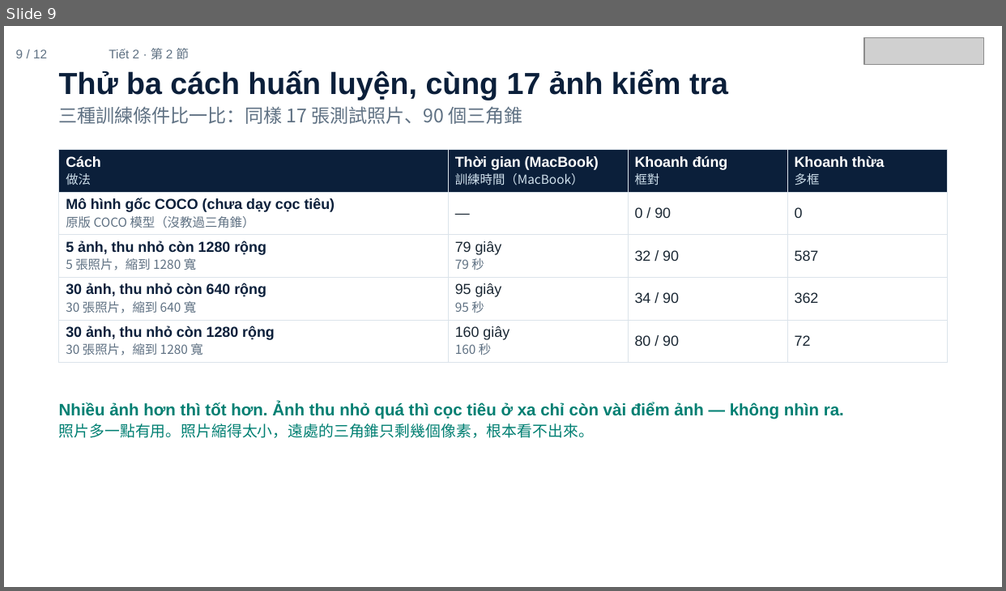
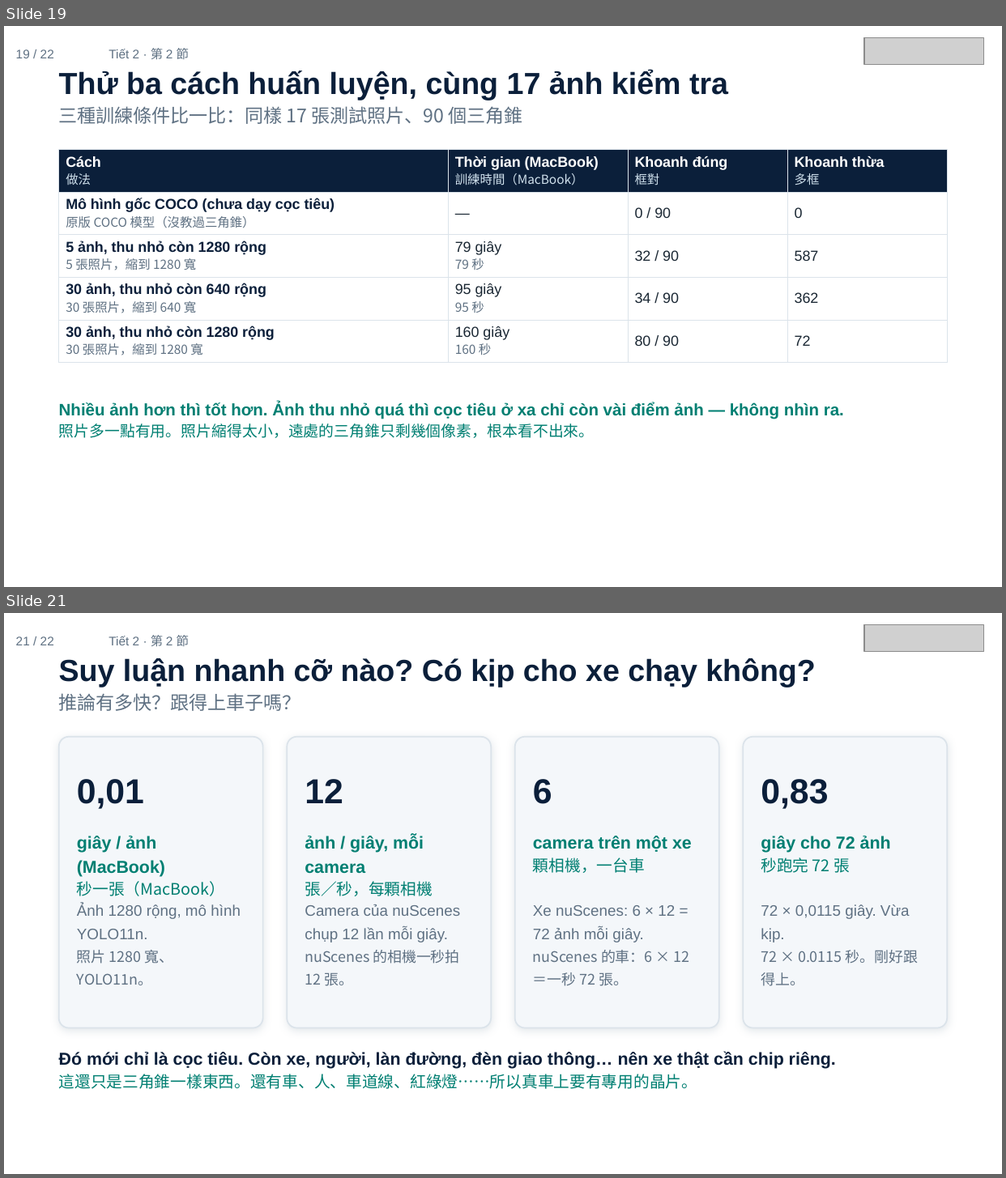
Before and after one commit to ch-neural/MITUST-Principles-of-Self-Driving-Cars, a slide deck: 第十週(11-12)/第十週_第2節_簡報.pptx. Shown one above the other, each under a label of ours: slide 9 before the commit, slides 19 and 21 after it; the slides between them are not shown. The pictures are 1006x591 and 1006x1178 pixels, drawn with LibreOffice and Linux fonts; fonts in the diff are those of the drawing; grey boxes stand for pictures. Boxes give left, top, right and bottom in pixels: in the first picture for what was removed or moved away, otherwise in the second. Text is boxed around its words. In the diff, an @@ line names an element or a change of style, - is before the commit and + after.

```diff
--- a/第十週(11-12)/第十週_第2節_簡報.pptx
+++ b/第十週(11-12)/第十週_第2節_簡報.pptx
@@ slide 21 added at <box>4,613,1002,1174</box>, background #FFFFFF @@
@@ text added at <box>16,636,54,645</box>, 9 pt, text #5F7183 @@
+21 / 22
@@ text added at <box>108,635,189,646</box>, 9 pt, text #5F7183 @@
+Tiết 2 · 第 2 節
@@ picture added at <box>864,625,984,652</box> @@
@@ text added at <box>59,658,816,711</box>, 22 pt, text #0B1F3A, bold @@
+Suy luận nhanh cỡ nào? Có kịp cho xe chạy không?
+推論有多快？跟得上車子嗎？
@@ rounded rectangle added at <box>59,737,262,1029</box>, fill #F4F7FA, outline #DBE3EA 1 pt @@
@@ rounded rectangle added at <box>287,737,490,1029</box>, fill #F4F7FA, outline #DBE3EA 1 pt @@
@@ rounded rectangle added at <box>515,737,718,1029</box>, fill #F4F7FA, outline #DBE3EA 1 pt @@
@@ rounded rectangle added at <box>744,737,947,1029</box>, fill #F4F7FA, outline #DBE3EA 1 pt @@
@@ text added at <box>77,779,144,809</box>, 25 pt, text #0B1F3A, bold @@
+0,01
@@ text added at <box>305,779,343,803</box>, 25 pt, text #0B1F3A, bold @@
+12
@@ text added at <box>533,779,552,804</box>, 25 pt, text #0B1F3A, bold @@
+6
@@ text added at <box>761,779,828,809</box>, 25 pt, text #0B1F3A, bold @@
+0,83
@@ text added at <box>77,836,225,897</box>, 12.5 pt, text #007F72, bold @@
+giây / ảnh (MacBook)
+秒一張（MacBook）
@@ text added at <box>305,835,432,897</box>, 12.5 pt, text #007F72, bold @@
+ảnh / giây, mỗi camera
+張／秒，每顆相機
@@ text added at <box>533,836,692,873</box>, 12.5 pt, text #007F72, bold @@
+camera trên một xe
+顆相機，一台車
@@ text added at <box>761,836,891,873</box>, 12.5 pt, text #007F72, bold @@
+giây cho 72 ảnh
+秒跑完 72 張
@@ text added at <box>77,905,241,986</box>, 11 pt, text #5F7183 @@
+Ảnh 1280 rộng, mô hình YOLO11n.
+照片 1280 寬、YOLO11n。
@@ text added at <box>305,905,460,986</box>, 11 pt, text #5F7183 @@
+Camera của nuScenes chụp 12 lần mỗi giây.
+nuScenes 的相機一秒拍 12 張。
@@ text added at <box>533,905,689,986</box>, 11 pt, text #5F7183 @@
+Xe nuScenes: 6 × 12 = 72 ảnh mỗi giây.
+nuScenes 的車：6 × 12＝一秒 72 張。
@@ text added at <box>761,905,918,986</box>, 11 pt, text #5F7183 @@
+72 × 0,0115 giây. Vừa kịp.
+72 × 0.0115 秒。剛好跟得上。
@@ text added at <box>59,1051,836,1089</box>, 12.5 pt, text #0B1F3A, bold @@
+Đó mới chỉ là cọc tiêu. Còn xe, người, làn đường, đèn giao thông… nên xe thật cần chip riêng.
+這還只是三角錐一樣東西。還有車、人、車道線、紅綠燈……所以真車上要有專用的晶片。
@@ what was slide 9 is now slide 19 @@
@@ slide 19 changed as well @@
@@ text at <box>16,49,54,58</box>: text changed @@
-9 / 12
+19 / 22
```
Also in this commit, not shown: 5 other slides changed, 15 other slides added, 6 slides removed, 3 other files.
